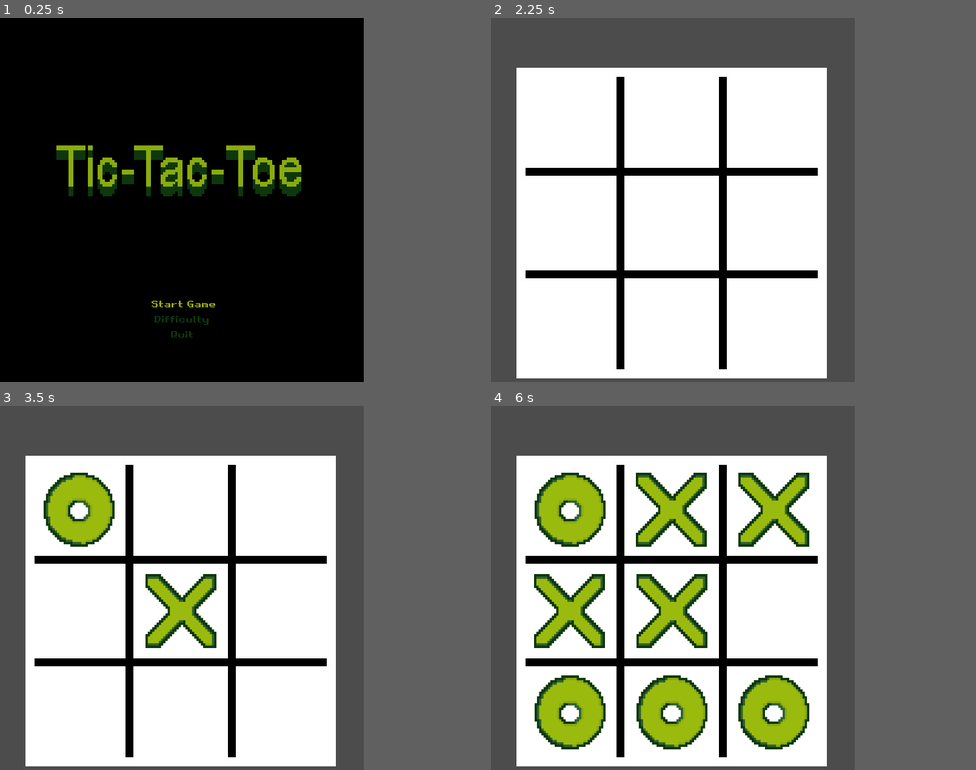
Above: before the commit, frames 1-4 (two rows, left to right).
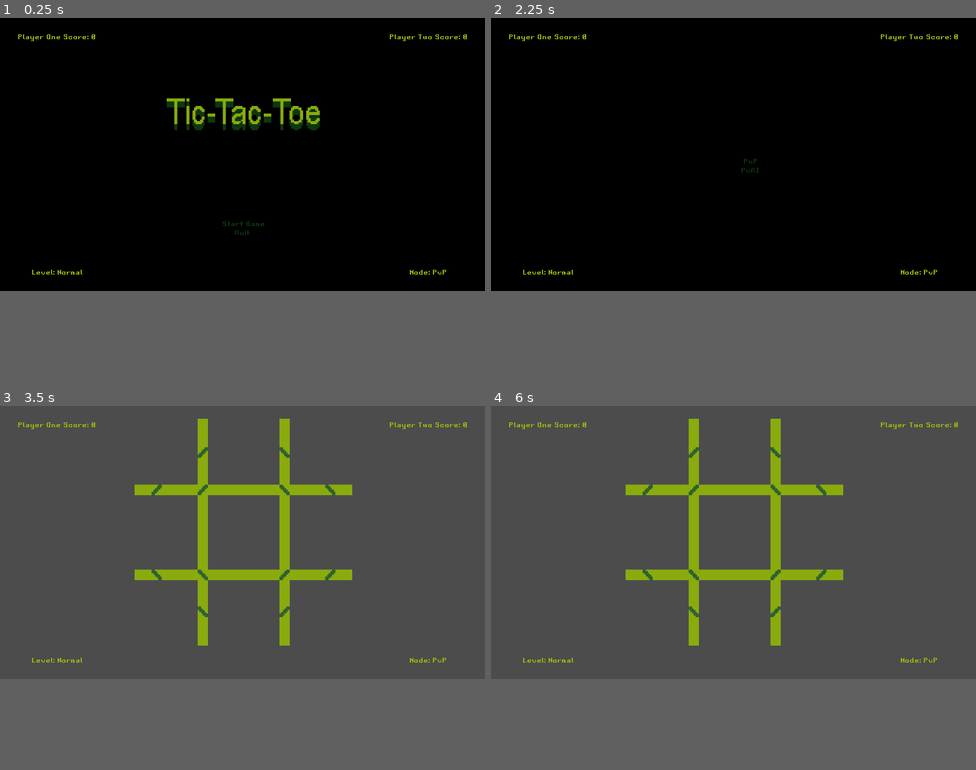
Above: after the commit, the same moments.

Repository: guilhermeprates/tic-tac-toe
Game: Godot game, scene res://Source/StartMenu/StartMenu.tscn
Two runs of this game, one before a commit and one after it. Both use one fixed random seed, a clock stepped at 60 frames per second and the inputs below.
Inputs (mouse positions are in pixels of both pictures, inside the frame that each line leads up to):
- Up to frame 1 (0.25 s): no input
- Up to frame 2 (2.25 s): click (675, 320) at 0.5 s, where only the run before the commit has a clickable "Difficulty"; click (675, 214) at 1.25 s, where only the run before the commit has a clickable "Hard"; click "Start Game" at 2 s
- Up to frame 3 (3.5 s): click (194, 598) at 2.75 s, where only the run after the commit has a clickable "PvP"
- Up to frame 4 (6 s): tap Enter at 3.5, 5 s; move the mouse to (568, 507) at 3.52 s; press the mouse at (568, 507) at 3.53 s; tap Space at 4.25, 5.75 s; move the mouse to (670, 507) at 4.27 s; release the mouse at (670, 507) at 4.28 s; click (670, 507) at 4.35 s; move the mouse to (772, 507) at 5.02 s; press the mouse at (772, 507) at 5.03 s; move the mouse to (568, 609) at 5.77 s; release the mouse at (568, 609) at 5.78 s; click (568, 609) at 5.85 s
In our replay, the window is 600x600 before the commit and 800x450 after it. These sizes can differ from the game's own. Grey fills any space a smaller window leaves; there, only what the larger window draws over its background counts as a difference.

The runs differ from the first frame. In frame 1, 5.2% of the frame differs, in the area x 3-97%, y 4-88%; in frame 2, 56%, in the area x 0-97%, y 0-100%; in frame 3, 44%; in frame 4, 50%.

Commit message:
Update assets, add a HUD to the game and refactor game flow

Diff:
--- a/Assets/Themes/Main/theme.tres
+++ b/Assets/Themes/Main/theme.tres
@@ -30,3 +30,4 @@
 Button/styles/hover = SubResource( 6 )
 Button/styles/normal = SubResource( 5 )
 Button/styles/pressed = SubResource( 7 )
+Label/colors/font_color = Color( 0.607843, 0.737255, 0.0588235, 1 )
--- a/Source/Autoload/Global.gd
+++ /dev/null
@@ -1,47 +0,0 @@
-extends Node
-
-var level: int = Difficulty.Level.Normal
-var player_one_score: int = 0
-var player_two_score: int = 0
-var current_scene = null
-
-func _ready():
-	var root = get_tree().get_root()
-	current_scene = root.get_child(root.get_child_count() - 1)
-
-func goto_scene(path):
-	# This function will usually be called from a signal callback,
-	# or some other function in the current scene.
-	# Deleting the current scene at this point is
-	# a bad idea, because it may still be executing code.
-	# This will result in a crash or unexpected behavior.
-
-	# The solution is to defer the load to a later time, when
-	# we can be sure that no code from the current scene is running:
-
-	call_deferred("_deferred_goto_scene", path)
-
-func set_level(new_value):
-	self.level = new_value
-
-func set_score(new_value):
-	self.score = new_value
-
-func quit():
-	get_tree().quit()
-
-func _deferred_goto_scene(path):
-	# It is now safe to remove the current scene
-	current_scene.free()
-
-	# Load the new scene.
-	var s = ResourceLoader.load(path)
-
-	# Instance the new scene.
-	current_scene = s.instance()
-
-	# Add it to the active scene, as child of root.
-	get_tree().get_root().add_child(current_scene)
-
-	# Optionally, to make it compatible with the SceneTree.change_scene() API.
-	get_tree().set_current_scene(current_scene)
--- a/Source/Board/Board.gd
+++ b/Source/Board/Board.gd
@@ -38,6 +38,7 @@
 			board[line][column] = Player.Symbol.None
 	for tile in tiles:
 		tile.set_symbol(Player.Symbol.None)
+	current_player = player_one
 	game_over = false
 
 func update_current_player() -> void:
@@ -57,13 +58,12 @@
 	if game_over:
 		reset_game()
 		return
-#
+
 	var symbol = board[line][column]
 	if symbol == Player.Symbol.None:
 		board[line][column] = current_player.get_symbol()
 		update_tile_symbol(line, column, current_player.get_symbol())
 		check_winner()
-		if game_over: return
 		update_current_player()
 	else:
 		return
@@ -74,7 +74,6 @@
 		board[move.x][move.y] = current_player.get_symbol()
 		update_tile_symbol(move.x, move.y, current_player.get_symbol())
 		check_winner()
-		if game_over: return
 		update_current_player()
 
 func check_winner():
--- a/Source/Board/Board.tscn
+++ b/Source/Board/Board.tscn
@@ -1,53 +1,54 @@
 [gd_scene load_steps=4 format=2]
 
 [ext_resource path="res://Source/Board/BoardTile.tscn" type="PackedScene" id=1]
+[ext_resource path="res://Assets/Sprites/board.png" type="Texture" id=2]
 [ext_resource path="res://Source/Board/Board.gd" type="Script" id=3]
-[ext_resource path="res://Assets/Sprites/board.jpg" type="Texture" id=4]
 
 [node name="Board" type="Node2D"]
-position = Vector2( 43, 84 )
 script = ExtResource( 3 )
 
 [node name="Board" type="Sprite" parent="."]
-position = Vector2( 255, 69 )
-texture = ExtResource( 4 )
+position = Vector2( 355, -212.699 )
+scale = Vector2( 1.28385, 1.33351 )
+texture = ExtResource( 2 )
+centered = false
 offset = Vector2( 0, 185 )
 
 [node name="BoardTile0" parent="." instance=ExtResource( 1 )]
-position = Vector2( 15, 14 )
+position = Vector2( 354, 35.3007 )
 
 [node name="BoardTile1" parent="." instance=ExtResource( 1 )]
-position = Vector2( 182, 14 )
+position = Vector2( 569, 37.3007 )
 column = 1
 
 [node name="BoardTile2" parent="." instance=ExtResource( 1 )]
-position = Vector2( 351, 14 )
+position = Vector2( 784, 35.3007 )
 column = 2
 
 [node name="BoardTile3" parent="." instance=ExtResource( 1 )]
-position = Vector2( 14, 181 )
+position = Vector2( 355, 261.301 )
 line = 1
 
 [node name="BoardTile4" parent="." instance=ExtResource( 1 )]
-position = Vector2( 183, 181 )
+position = Vector2( 570, 261.301 )
 line = 1
 column = 1
 
 [node name="BoardTile5" parent="." instance=ExtResource( 1 )]
-position = Vector2( 351, 181 )
+position = Vector2( 784, 262 )
 line = 1
 column = 2
 
 [node name="BoardTile6" parent="." instance=ExtResource( 1 )]
-position = Vector2( 15, 348 )
+position = Vector2( 356, 479.301 )
 line = 2
 
 [node name="BoardTile7" parent="." instance=ExtResource( 1 )]
-position = Vector2( 183, 348 )
+position = Vector2( 570, 477.301 )
 line = 2
 column = 1
 
 [node name="BoardTile8" parent="." instance=ExtResource( 1 )]
-position = Vector2( 351, 348 )
+position = Vector2( 783, 477.301 )
 line = 2
 column = 2
--- a/Source/Classes/Difficulty.gd
+++ /dev/null
@@ -1,3 +0,0 @@
-class_name Difficulty extends Object
-
-enum Level { Easy = 0, Normal = 1, Hard = 2 }
--- /dev/null
+++ b/Source/Classes/Game.gd
@@ -0,0 +1,5 @@
+class_name Game extends Object
+
+enum Mode { PvP = 0, PvAI = 1 }
+
+enum Level { Easy = 0, Normal = 1, Hard = 2 }
--- /dev/null
+++ b/Source/Classes/Global.gd
@@ -0,0 +1,47 @@
+extends Node
+
+var game_level: int = 1
+var game_mode: int = 0
+var player_one_score: int = 0
+var player_two_score: int = 0
+var current_scene = null
+
+func _ready() -> void:
+	var root = get_tree().get_root()
+	current_scene = root.get_child(root.get_child_count() - 1)
+
+func goto_scene(path: String) -> void:
+	call_deferred("_deferred_goto_scene", path)
+
+func set_game_mode(new_value: int) -> void:
+	game_mode = new_value
+
+func set_game_level(new_value: int) -> void:
+	game_level = new_value
+
+func set_player_one_score(new_value: int) -> void:
+	player_one_score = new_value
+
+func set_player_two_score(new_value: int) -> void:
+	player_two_score = new_value
+
+func reset() -> void:
+	player_one_score = 0
+	player_two_score = 0
+	game_level = 1
+	game_mode = 0
+
+func quit() -> void:
+	get_tree().quit()
+
+func _deferred_goto_scene(path: String) -> void:
+	# It is now safe to remove the current scene
+	current_scene.free()
+	# Load the new scene.
+	var s = ResourceLoader.load(path)
+	# Instance the new scene.
+	current_scene = s.instance()
+	# Add it to the active scene, as child of root.
+	get_tree().get_root().add_child(current_scene)
+	# Optionally, to make it compatible with the SceneTree.change_scene() API.
+	get_tree().set_current_scene(current_scene)
--- a/Source/DifficultyMenu/DifficultyMenu.gd
+++ b/Source/DifficultyMenu/DifficultyMenu.gd
@@ -7,42 +7,32 @@
 
 func _ready() -> void:
 	setup_connections()
-	grab_focus_on_current_level_button()
 
-func grab_focus_on_current_level_button() -> void:
-	match (Global.level):
-		Difficulty.Level.Easy:
-			easy_button.grab_focus()
-		Difficulty.Level.Normal:
-			normal_button.grab_focus()
-		Difficulty.Level.Hard:
-			hard_button.grab_focus()
-
-func on_focus_exited() -> void:
+func on_mouse_entered() -> void:
 	audio_stream_player.play()
 
 func on_easy_button_pressed() -> void:
-	Global.set_level(Difficulty.Level.Easy)
-	Global.goto_scene("res://Source/StartMenu/StartMenu.tscn")
+	Global.set_game_level(Game.Level.Easy)
+	Global.goto_scene("res://Source/Board/Board.tscn")
 
 func on_normal_button_pressed() -> void:
-	Global.set_level(Difficulty.Level.Normal)
-	Global.goto_scene("res://Source/StartMenu/StartMenu.tscn")
+	Global.set_game_level(Game.Level.Normal)
+	Global.goto_scene("res://Source/Board/Board.tscn")
 
 func on_hard_button_pressed() -> void:
-	Global.set_level(Difficulty.Level.Hard)
-	Global.goto_scene("res://Source/StartMenu/StartMenu.tscn")
+	Global.set_game_level(Game.Level.Hard)
+	Global.goto_scene("res://Source/Board/Board.tscn")
 
 func setup_connections() -> void:
 	# warning-ignore:return_value_discarded
 	easy_button.connect("pressed", self, "on_easy_button_pressed")
 	# warning-ignore:return_value_discarded
-	easy_button.connect("focus_exited", self, "on_focus_exited")
+	easy_button.connect("mouse_entered", self, "on_mouse_entered")
 	# warning-ignore:return_value_discarded
 	normal_button.connect("pressed", self, "on_normal_button_pressed")
 	# warning-ignore:return_value_discarded
-	normal_button.connect("focus_exited", self, "on_focus_exited")
+	normal_button.connect("mouse_entered", self, "on_mouse_entered")
 	# warning-ignore:return_value_discarded
 	hard_button.connect("pressed", self, "on_hard_button_pressed")
 	# warning-ignore:return_value_discarded
-	hard_button.connect("focus_exited", self, "on_focus_exited")
+	hard_button.connect("mouse_entered", self, "on_mouse_entered")
--- a/Source/DifficultyMenu/DifficultyMenu.tscn
+++ b/Source/DifficultyMenu/DifficultyMenu.tscn
@@ -13,8 +13,8 @@
 stream = ExtResource( 3 )
 
 [node name="Background" type="ColorRect" parent="."]
-margin_right = 511.0
-margin_bottom = 511.0
+margin_right = 1280.0
+margin_bottom = 720.0
 color = Color( 0, 0, 0, 1 )
 
 [node name="VBoxContainer" type="VBoxContainer" parent="."]
@@ -22,29 +22,29 @@
 anchor_top = 0.5
 anchor_right = 0.5
 anchor_bottom = 0.5
-margin_left = -65.5
-margin_top = -52.5
-margin_right = 65.5
-margin_bottom = 52.5
+margin_left = -65.0
+margin_top = -50.0
+margin_right = 65.0
+margin_bottom = 50.0
 alignment = 1
 
 [node name="EasyButton" type="Button" parent="VBoxContainer"]
-margin_top = 17.0
-margin_right = 131.0
-margin_bottom = 38.0
+margin_top = 14.0
+margin_right = 130.0
+margin_bottom = 35.0
 theme = ExtResource( 1 )
 text = "Easy"
 
 [node name="NormalButton" type="Button" parent="VBoxContainer"]
-margin_top = 42.0
-margin_right = 131.0
-margin_bottom = 63.0
+margin_top = 39.0
+margin_right = 130.0
+margin_bottom = 60.0
 theme = ExtResource( 1 )
 text = "Normal"
 
 [node name="HardButton" type="Button" parent="VBoxContainer"]
-margin_top = 67.0
-margin_right = 131.0
-margin_bottom = 88.0
+margin_top = 64.0
+margin_right = 130.0
+margin_bottom = 85.0
 theme = ExtResource( 1 )
 text = "Hard"
--- /dev/null
+++ b/Source/GameModeMenu/GameModeMenu.gd
@@ -0,0 +1,29 @@
+class_name GameModeMenu extends Control
+
+onready var pvp_button: Button = $VBoxContainer/PvPButton
+onready var pvai_button: Button = $VBoxContainer/PvAIButton
+onready var audio_stream_player: AudioStreamPlayer = $AudioStreamPlayer
+
+func _ready() -> void:
+	setup_connections()
+
+func on_mouse_entered() -> void:
+	audio_stream_player.play()
+
+func on_pvp_button_button_pressed() -> void:
+	Global.set_game_mode(Game.Mode.PvP)
+	Global.goto_scene("res://Source/Board/Board.tscn")
+
+func on_pvai_button_pressed() -> void:
+	Global.set_game_mode(Game.Mode.PvAI)
+	Global.goto_scene("res://Source/DifficultyMenu/DifficultyMenu.tscn")
+
+func setup_connections() -> void:
+	# warning-ignore:return_value_discarded
+	pvp_button.connect("pressed", self, "on_pvp_button_button_pressed")
+	# warning-ignore:return_value_discarded
+	pvp_button.connect("mouse_entered", self, "on_mouse_entered")
+	# warning-ignore:return_value_discarded
+	pvai_button.connect("pressed", self, "on_pvai_button_pressed")
+	# warning-ignore:return_value_discarded
+	pvai_button.connect("mouse_entered", self, "on_mouse_entered")
--- /dev/null
+++ b/Source/GameModeMenu/GameModeMenu.tscn
@@ -0,0 +1,43 @@
+[gd_scene load_steps=4 format=2]
+
+[ext_resource path="res://Source/GameModeMenu/GameModeMenu.gd" type="Script" id=1]
+[ext_resource path="res://Assets/Audio/hover.wav" type="AudioStream" id=2]
+[ext_resource path="res://Assets/Themes/Main/theme.tres" type="Theme" id=3]
+
+[node name="GameModeMenu" type="Control"]
+anchor_right = 1.0
+anchor_bottom = 1.0
+script = ExtResource( 1 )
+
+[node name="AudioStreamPlayer" type="AudioStreamPlayer" parent="."]
+stream = ExtResource( 2 )
+
+[node name="Background" type="ColorRect" parent="."]
+margin_right = 1280.0
+margin_bottom = 720.0
+color = Color( 0, 0, 0, 1 )
+
+[node name="VBoxContainer" type="VBoxContainer" parent="."]
+anchor_left = 0.5
+anchor_top = 0.5
+anchor_right = 0.5
+anchor_bottom = 0.5
+margin_left = -20.0
+margin_top = -20.0
+margin_right = 110.0
+margin_bottom = 80.0
+alignment = 1
+
+[node name="PvPButton" type="Button" parent="VBoxContainer"]
+margin_top = 27.0
+margin_right = 130.0
+margin_bottom = 48.0
+theme = ExtResource( 3 )
+text = "PvP"
+
+[node name="PvAIButton" type="Button" parent="VBoxContainer"]
+margin_top = 52.0
+margin_right = 130.0
+margin_bottom = 73.0
+theme = ExtResource( 3 )
+text = "PvAI"
--- /dev/null
+++ b/Source/HUD/HUD.gd
@@ -0,0 +1,37 @@
+extends Control
+
+onready var player_one_score_label: Label = $PlayerOneScoreLabel
+onready var player_two_score_label: Label = $PlayerTwoScoreLabel
+onready var game_level_label: Label = $GameLevelLabel
+onready var game_mode_label: Label = $GameModeLabel
+onready var winner_label: Label = $WinnerLabel
+
+func _process(_delta: float) -> void:
+	_update_player_one_score()
+	_update_player_two_score()
+	_update_game_level()
+	_update_game_mode()
+
+func _update_player_one_score() -> void:
+	var score = String(Global.player_one_score)
+	player_one_score_label.text = "Player One Score: " + score
+
+func _update_player_two_score() -> void:
+	var score =  String(Global.player_two_score)
+	player_two_score_label.text = "Player Two Score: " + score
+
+func _update_game_level() -> void:
+	match (Global.game_level):
+		Game.Level.Easy:
+			game_level_label.text = "Level: Easy"
+		Game.Level.Normal:
+			game_level_label.text = "Level: Normal"
+		Game.Level.Hard:
+			game_level_label.text = "Level: Hard"
+
+func _update_game_mode() -> void:
+	match (Global.game_mode):
+		Game.Mode.PvP:
+			game_mode_label.text = "Mode: PvP"
+		Game.Mode.PvAI:
+			game_mode_label.text = "Mode: PvAI"
--- /dev/null
+++ b/Source/HUD/HUD.tscn
@@ -0,0 +1,71 @@
+[gd_scene load_steps=3 format=2]
+
+[ext_resource path="res://Source/HUD/HUD.gd" type="Script" id=1]
+[ext_resource path="res://Assets/Themes/Main/theme.tres" type="Theme" id=2]
+
+[node name="CanvasLayer" type="CanvasLayer"]
+
+[node name="HUD" type="Control" parent="."]
+margin_right = 1280.0
+margin_bottom = 720.0
+mouse_filter = 2
+script = ExtResource( 1 )
+
+[node name="GameModeLabel" type="Label" parent="HUD"]
+anchor_left = 1.0
+anchor_top = 1.0
+anchor_right = 1.0
+anchor_bottom = 1.0
+margin_left = -300.0
+margin_top = -100.0
+theme = ExtResource( 2 )
+text = "Mode: PvP"
+align = 1
+valign = 1
+
+[node name="GameLevelLabel" type="Label" parent="HUD"]
+anchor_top = 1.0
+anchor_bottom = 1.0
+margin_top = -100.0
+margin_right = 300.0
+theme = ExtResource( 2 )
+text = "Level: Hard"
+align = 1
+valign = 1
+
+[node name="PlayerOneScoreLabel" type="Label" parent="HUD"]
+margin_right = 300.0
+margin_bottom = 100.0
+theme = ExtResource( 2 )
+text = "Player One Score: 0"
+align = 1
+valign = 1
+autowrap = true
+clip_text = true
+
+[node name="PlayerTwoScoreLabel" type="Label" parent="HUD"]
+anchor_left = 1.0
+anchor_right = 1.0
+margin_left = -300.0
+margin_bottom = 100.0
+theme = ExtResource( 2 )
+text = "Player Two Score: 0"
+align = 1
+valign = 1
+autowrap = true
+clip_text = true
+
+[node name="WinnerLabel" type="Label" parent="HUD"]
+visible = false
+anchor_left = 0.5
+anchor_top = 0.5
+anchor_right = 0.5
+anchor_bottom = 0.5
+margin_left = -150.0
+margin_top = -50.0
+margin_right = 150.0
+margin_bottom = 50.0
+theme = ExtResource( 2 )
+text = "X WON!"
+align = 1
+valign = 1
--- a/Source/StartMenu/StartMenu.gd
+++ b/Source/StartMenu/StartMenu.gd
@@ -1,22 +1,17 @@
 class_name StartMenu extends Control
 
 onready var start_button: Button = $VBoxContainer/StartButton
-onready var difficulty_button: Button = $VBoxContainer/DifficultyButton
 onready var quit_button: Button = $VBoxContainer/QuitButton
 onready var audio_stream_player: AudioStreamPlayer = $AudioStreamPlayer
 
 func _ready() -> void:
 	setup_connections()
-	start_button.grab_focus()
 
-func on_focus_exited() -> void:
+func on_mouse_entered() -> void:
 	audio_stream_player.play()
 
 func on_start_button_pressed() -> void:
-	Global.goto_scene("res://Source/Board/Board.tscn")
-
-func on_difficulty_button_pressed() -> void:
-	Global.goto_scene("res://Source/DifficultyMenu/DifficultyMenu.tscn")
+	Global.goto_scene("res://Source/GameModeMenu/GameModeMenu.tscn")
 
 func on_quit_button_pressend() -> void:
 	Global.quit()
@@ -25,12 +20,8 @@
 	# warning-ignore:return_value_discarded
 	start_button.connect("pressed", self, "on_start_button_pressed")
 	# warning-ignore:return_value_discarded
-	start_button.connect("focus_exited", self, "on_focus_exited")
-	# warning-ignore:return_value_discarded
-	difficulty_button.connect("pressed", self, "on_difficulty_button_pressed")
-	# warning-ignore:return_value_discarded
-	difficulty_button.connect("focus_exited", self, "on_focus_exited")
+	start_button.connect("mouse_entered", self, "on_mouse_entered")
 	# warning-ignore:return_value_discarded
 	quit_button.connect("pressed", self, "on_quit_button_pressend")
 	# warning-ignore:return_value_discarded
-	quit_button.connect("focus_exited", self, "on_focus_exited")
+	quit_button.connect("mouse_entered", self, "on_mouse_entered")
--- a/Source/StartMenu/StartMenu.tscn
+++ b/Source/StartMenu/StartMenu.tscn
@@ -49,15 +49,18 @@
 anchor_top = 0.5
 anchor_right = 0.5
 anchor_bottom = 0.5
-margin_left = -300.0
-margin_top = -300.0
-margin_right = 300.0
-margin_bottom = 300.0
+margin_left = -640.0
+margin_top = -360.0
+margin_right = 640.0
+margin_bottom = 360.0
 color = Color( 0, 0, 0, 1 )
 
-[node name="Sprite" type="Sprite" parent="."]
-position = Vector2( 293, 254 )
-scale = Vector2( 1, 0.998047 )
+[node name="GameTitle" type="TextureRect" parent="."]
+anchor_left = 0.5
+anchor_right = 0.5
+margin_left = -256.0
+margin_right = 256.0
+margin_bottom = 512.0
 texture = ExtResource( 4 )
 
 [node name="VBoxContainer" type="VBoxContainer" parent="."]
@@ -65,33 +68,25 @@
 anchor_top = 1.0
 anchor_right = 0.5
 anchor_bottom = 1.0
-margin_left = -64.0
-margin_top = -206.0
-margin_right = 64.0
+margin_left = -65.0
+margin_top = -332.0
+margin_right = 66.0
 alignment = 1
 
 [node name="StartButton" type="Button" parent="VBoxContainer"]
-margin_top = 67.0
-margin_right = 128.0
-margin_bottom = 88.0
+margin_top = 143.0
+margin_right = 131.0
+margin_bottom = 164.0
 focus_neighbour_top = NodePath("../QuitButton")
 theme = ExtResource( 5 )
 toggle_mode = true
 text = " Start Game"
 flat = true
 
-[node name="DifficultyButton" type="Button" parent="VBoxContainer"]
-margin_top = 92.0
-margin_right = 128.0
-margin_bottom = 113.0
-theme = ExtResource( 5 )
-text = "Difficulty"
-flat = true
-
 [node name="QuitButton" type="Button" parent="VBoxContainer"]
-margin_top = 117.0
-margin_right = 128.0
-margin_bottom = 138.0
+margin_top = 168.0
+margin_right = 131.0
+margin_bottom = 189.0
 focus_neighbour_bottom = NodePath("../StartButton")
 theme = ExtResource( 5 )
 text = "Quit"
--- a/project.godot
+++ b/project.godot
@@ -19,15 +19,20 @@
 "language": "GDScript",
 "path": "res://Source/Board/BoardTile.gd"
 }, {
-"base": "Object",
-"class": "Difficulty",
-"language": "GDScript",
-"path": "res://Source/Classes/Difficulty.gd"
-}, {
 "base": "Control",
 "class": "DifficultyMenu",
 "language": "GDScript",
 "path": "res://Source/DifficultyMenu/DifficultyMenu.gd"
+}, {
+"base": "Object",
+"class": "Game",
+"language": "GDScript",
+"path": "res://Source/Classes/Game.gd"
+}, {
+"base": "Control",
+"class": "GameModeMenu",
+"language": "GDScript",
+"path": "res://Source/GameModeMenu/GameModeMenu.gd"
 }, {
 "base": "Object",
 "class": "Minimax",
@@ -47,8 +52,9 @@
 _global_script_class_icons={
 "Board": "",
 "BoardTile": "",
-"Difficulty": "",
 "DifficultyMenu": "",
+"Game": "",
+"GameModeMenu": "",
 "Minimax": "",
 "Player": "",
 "StartMenu": ""
@@ -62,16 +68,17 @@
 
 [autoload]
 
-Global="*res://Source/Autoload/Global.gd"
+Global="*res://Source/Classes/Global.gd"
+Hud="*res://Source/HUD/HUD.tscn"
 
 [display]
 
-window/size/width=600
-window/size/resizable=false
-window/size/test_width=512
-window/size/test_height=512
+window/size/width=1280
+window/size/height=720
+window/size/test_width=1280
+window/size/test_height=720
 window/stretch/mode="2d"
-window/stretch/aspect="expand"
+window/stretch/aspect="keep"
 
 [gui]
 
Binary file removed: Assets/Sprites/board.jpg
Binary file added: Assets/Sprites/board.png
Not shown, changed: Assets/Sprites/board.png.import
